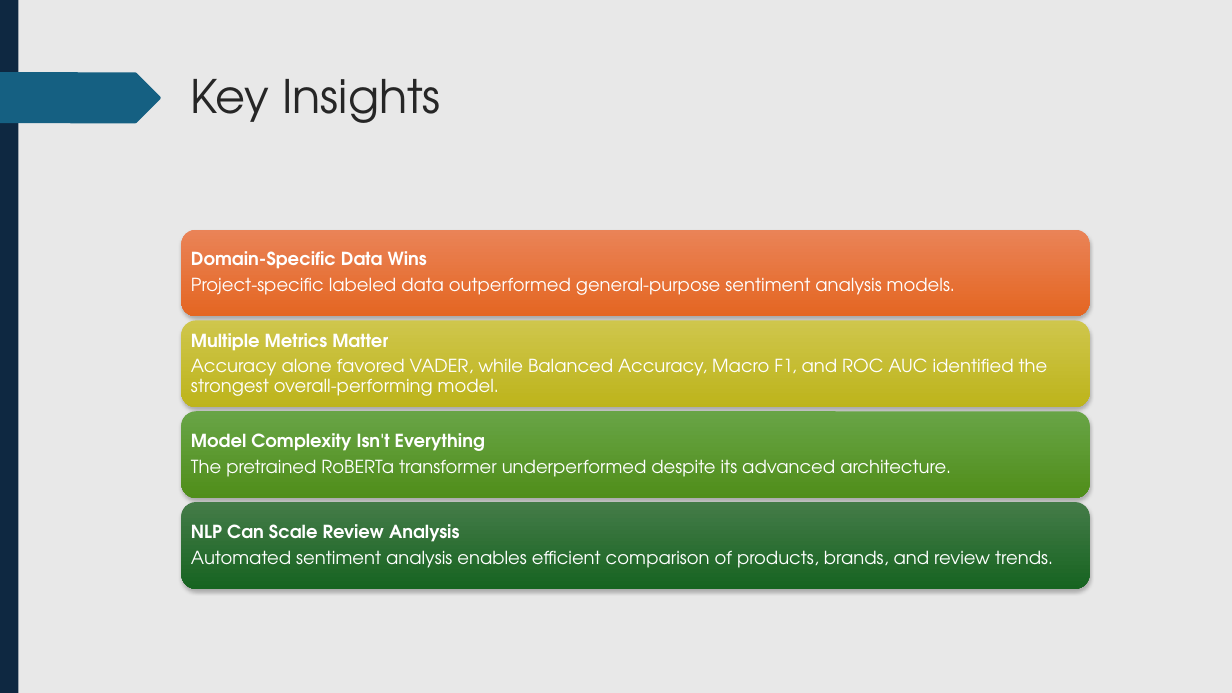
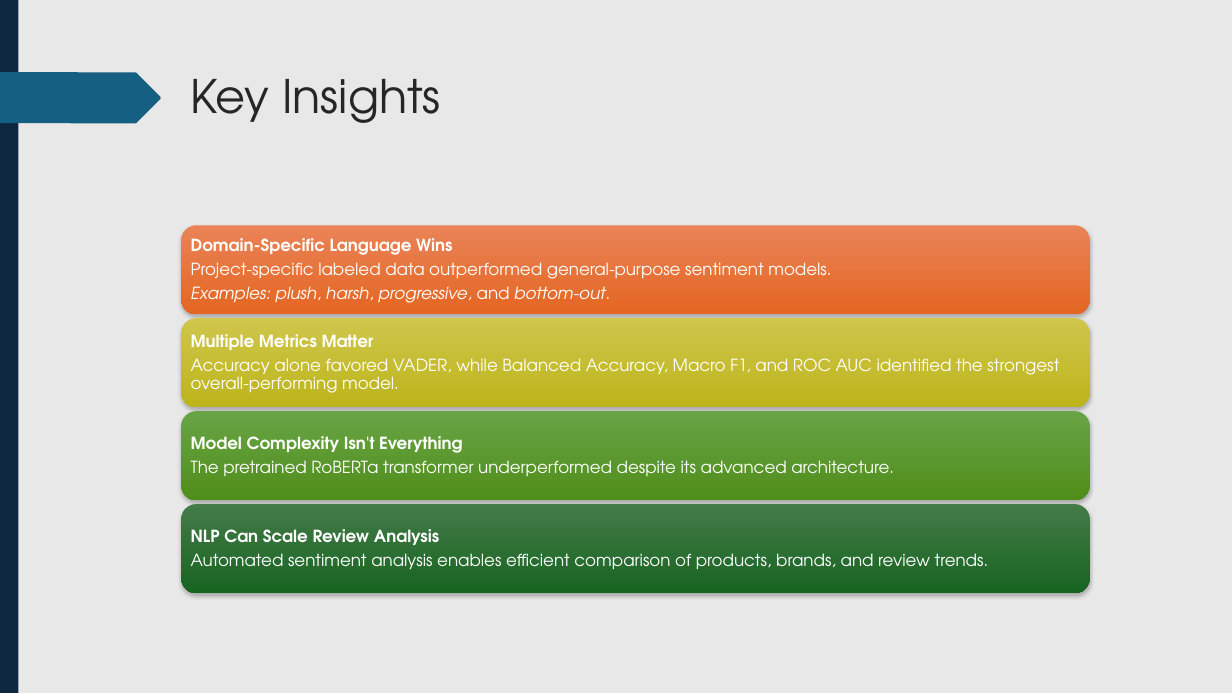
Before and after one commit to Austin-Engstrom/capstone-ds785, a slide deck: slide 5 of project_documents/DS785_Final_Presentation.pptx. Drawn at 1232x693 pixels with LibreOffice and Linux fonts; fonts in the diff are those of the drawing. Boxes give left, top, right and bottom in pixels: in the first picture for what was removed or moved away, otherwise in the second. Text is boxed around its words. In the diff, an @@ line names an element or a change of style, - is before the commit and + after.

```diff
--- a/project_documents/DS785_Final_Presentation.pptx
+++ b/project_documents/DS785_Final_Presentation.pptx
@@ rounded rectangle: place and size @@
-rounded rectangle at [181, 230, 1090, 317]
+rounded rectangle at [181, 226, 1090, 314]
@@ text at [191, 238, 831, 303]: text changed; size 14 to 13 pt @@
-Domain-Specific Data Wins
-Project-specific labeled data outperformed general-purpose sentiment analysis models.
+Domain-Specific Language Wins
+Project-specific labeled data outperformed general-purpose sentiment models.
+Examples: plush, harsh, progressive, and bottom-out.
@@ rounded rectangle: place and size @@
-rounded rectangle at [181, 502, 1090, 589]
+rounded rectangle at [181, 505, 1090, 593]
@@ size 14 to 13 pt in 3 elements at [191, 334, 1059, 393], [191, 436, 894, 476], [191, 529, 989, 569] @@
```
Also in this commit, not shown: 3 other slides changed.
